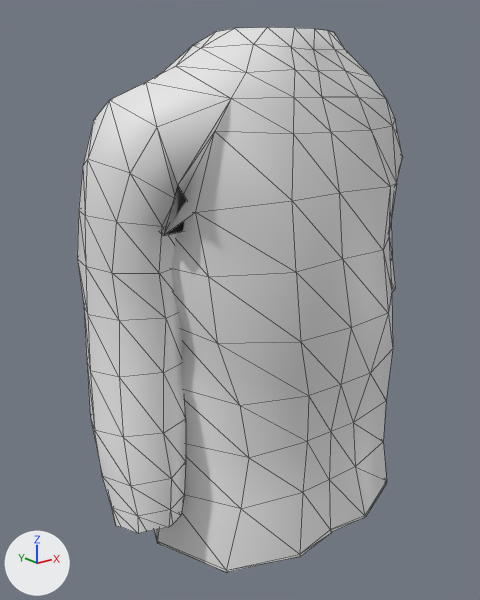
The glTF model site/assets/engine/023-shell.glb as it was, and as the next commit left it.
Camera for both pictures: a 50 mm camera at (-0.602, -0.664, 1.498) aimed at (-0.044, 0.034, 1.219). Arrows for +X, +Y and +Z are at lower left; the lights stay in place. The older version comes first. Mesh edges are drawn as thin lines. Materials are left out; every surface is plain grey. Vertices at exactly the same position are counted once.

Objects in the first picture: 'geometry_0'.
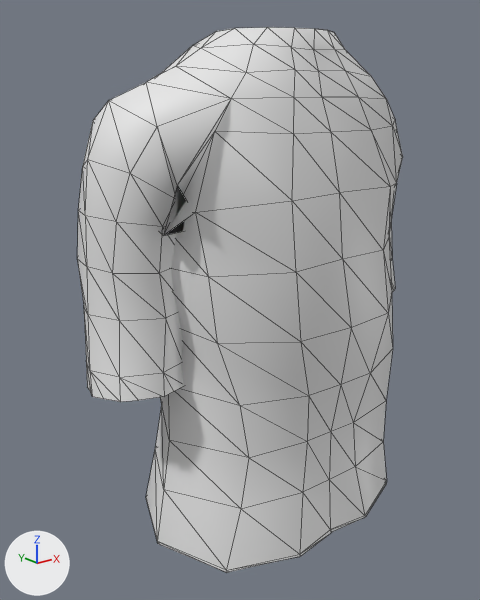
The change, as a list of edits to the scene's bpy script:
```text
Change me_geometry_0:
    used by ob_geometry_0; location = (0.0, 0.0, 0.0)
    remove me_geometry_0.from_pydata(...)  # 320 vertices, 576 faces; spans x -0.284..0.268, y -0.135..0.159, z 0.9..1.57
    add me_geometry_0.from_pydata(...)  # 296 vertices, 528 faces; spans x -0.279..0.268, y -0.135..0.159, z 0.9..1.57
    me_geometry_0 part 1
    43 vertices are removed from x -0.284..-0.159, y -0.053..0.101, z 0.971..1.176
    80 faces are deleted
    19 vertices are added at x -0.279..-0.153, y -0.037..0.102, z 1.133..1.176
    32 new faces join them
```

Where the change shows, as pixel boxes [x1, y1, x2, y2] in the pictures (480 x 600 px):
part 1 of me_geometry_0, cut back
    before: [87, 315, 186, 534]
    after: [86, 315, 183, 402]
